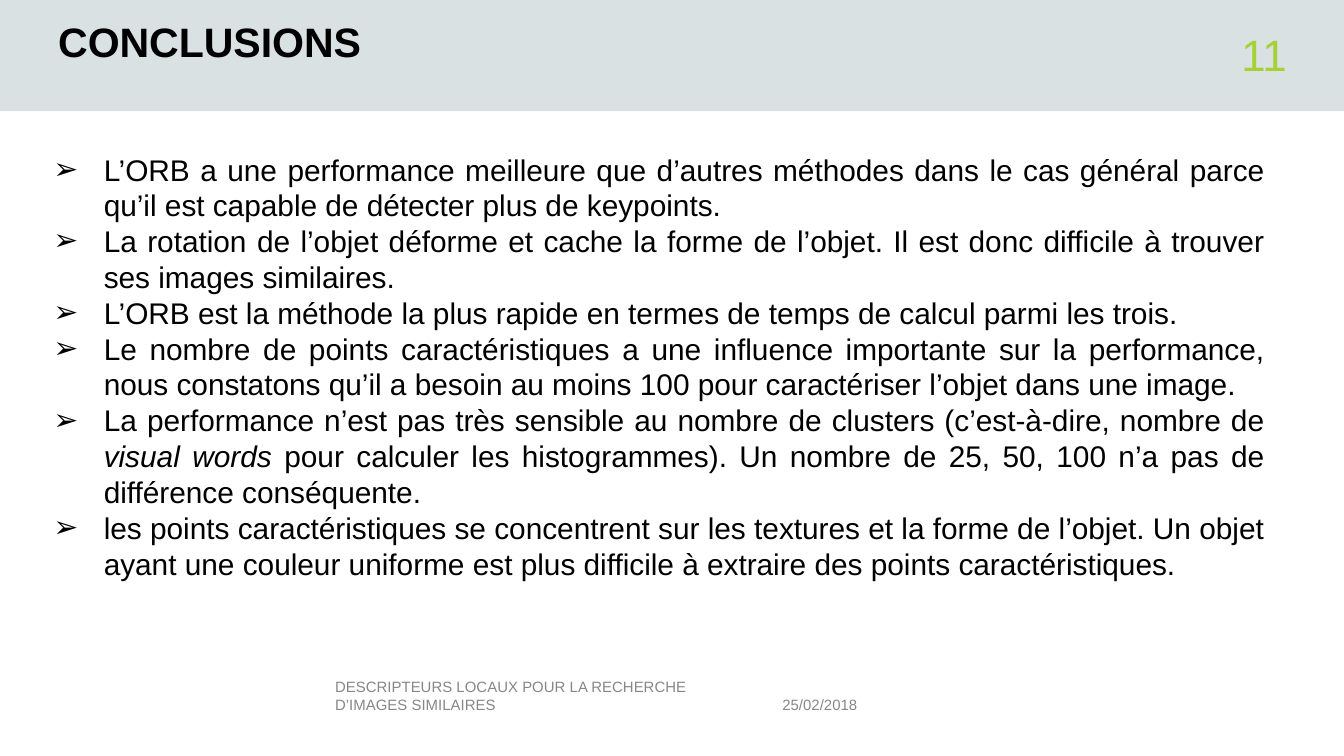
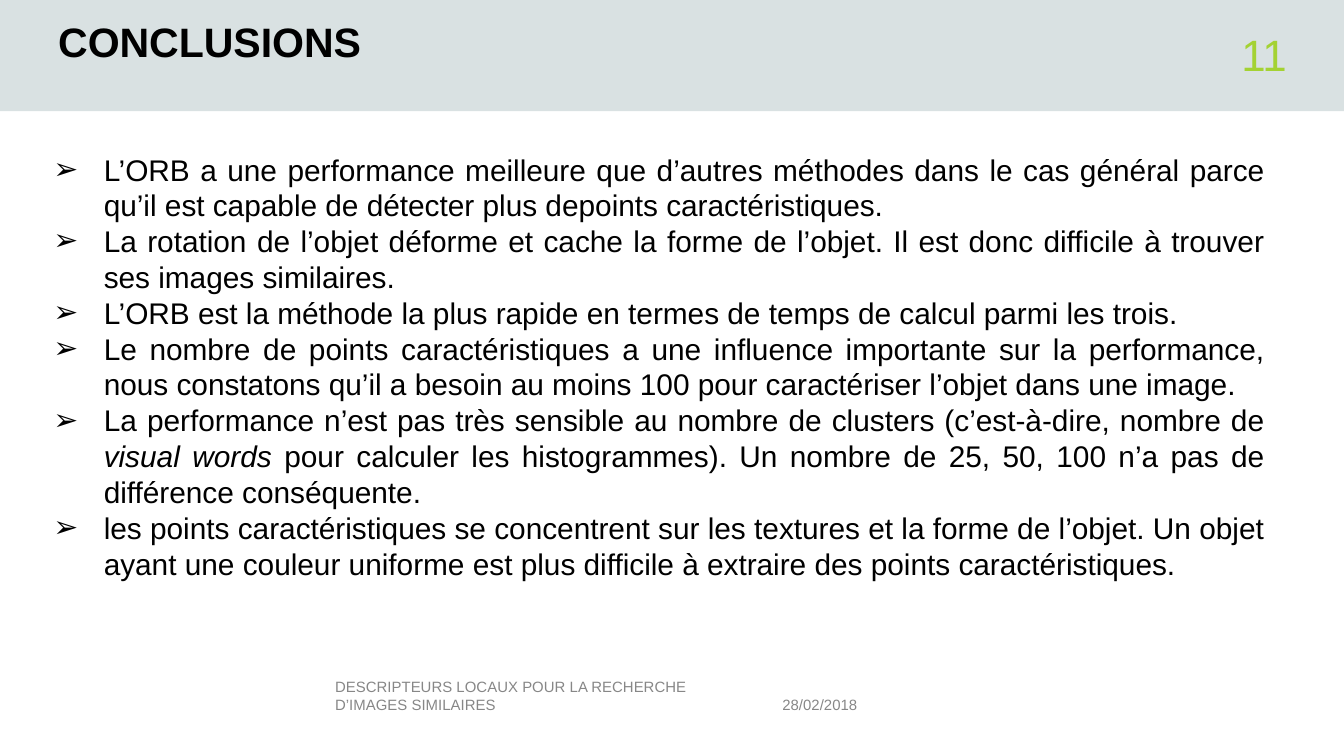
Before and after one commit to tbjszhu/516_lot1, a slide deck: slide 11 of rapport/lot1_presentation.pptx. Drawn at 1344x756 pixels with LibreOffice and Linux fonts; fonts in the diff are those of the drawing; background and template pictures are left out. Boxes give left, top, right and bottom in pixels: in the first picture for what was removed or moved away, otherwise in the second. Text is boxed around its words. In the diff, an @@ line names an element or a change of style, - is before the commit and + after.

```diff
--- a/rapport/lot1_presentation.pptx
+++ b/rapport/lot1_presentation.pptx
@@ text at <box>104,159,1265,222</box>: text changed @@
-➢ L’ORB a une performance meilleure que d’autres méthodes dans le cas général parce qu’il est capable de détecter plus de keypoints.
+➢ L’ORB a une performance meilleure que d’autres méthodes dans le cas général parce qu’il est capable de détecter plus depoints caractéristiques.
@@ text at <box>782,699,857,710</box>: text changed @@
-25/02/2018
+28/02/2018
```
Also in this commit, not shown: 11 other slides changed, 3 other files.
